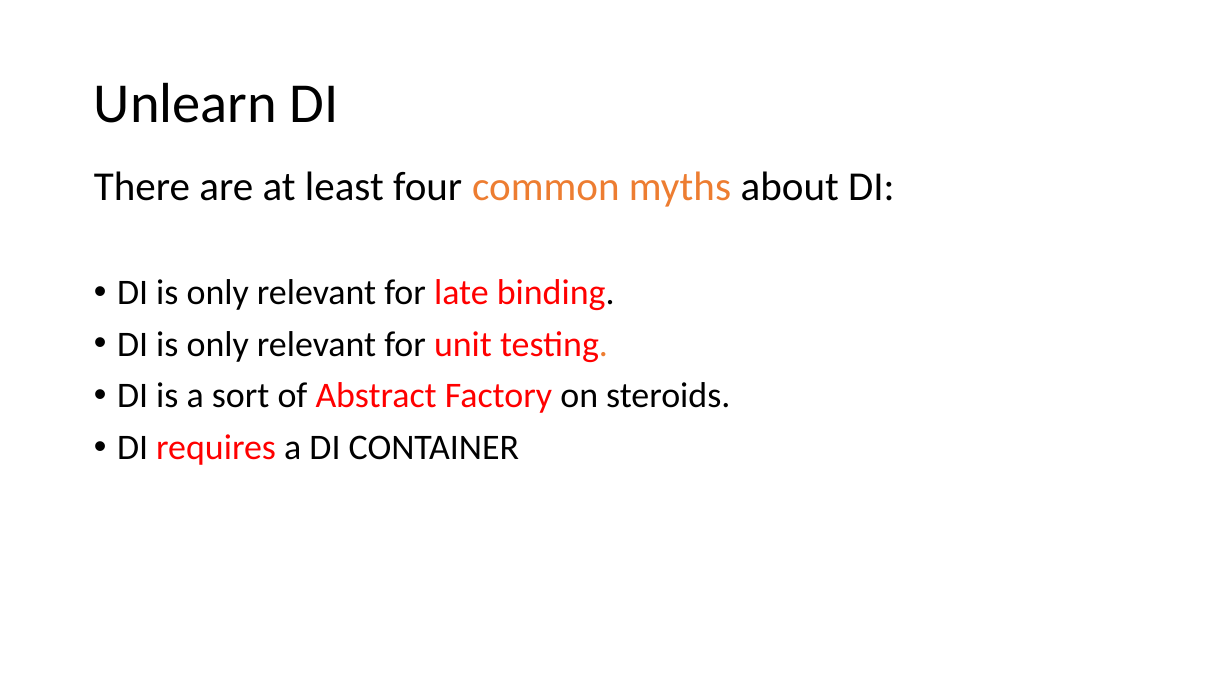
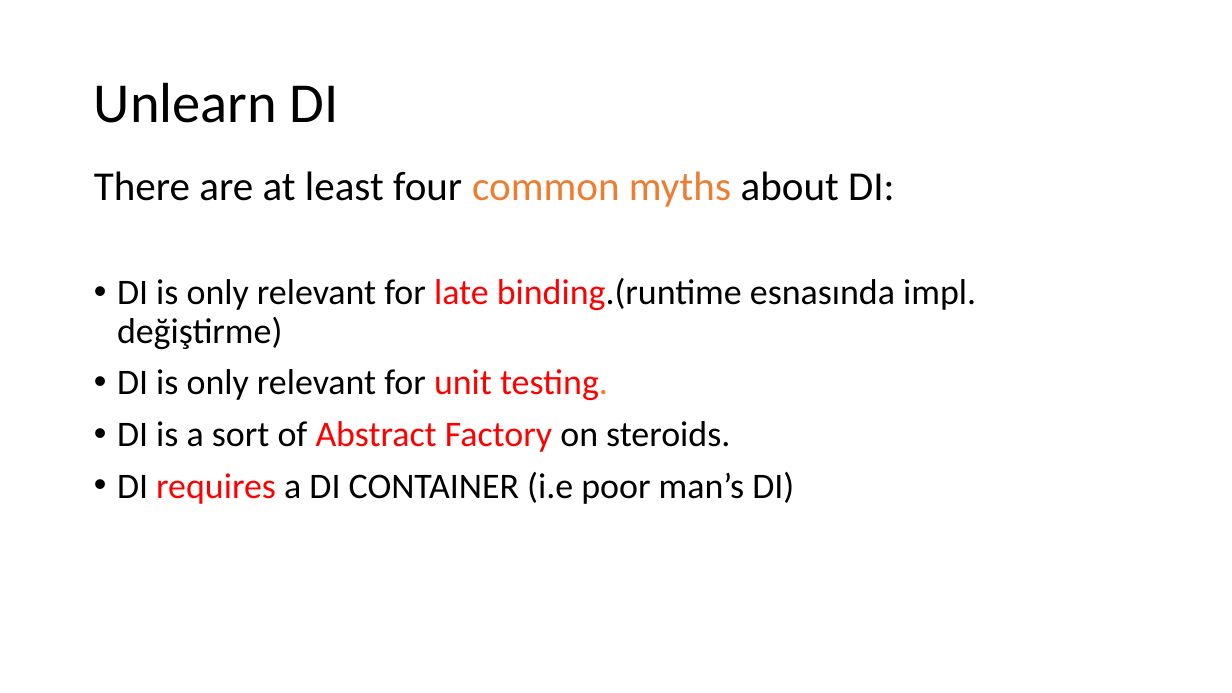
Before and after one commit to osoykan/Samples, a slide deck: slide 4 of DependencyInjectionCourse/Dependency Injection.pptx. Drawn at 1232x693 pixels with LibreOffice and Linux fonts; fonts in the diff are those of the drawing. Boxes give left, top, right and bottom in pixels: in the first picture for what was removed or moved away, otherwise in the second. Text is boxed around its words. In the diff, an @@ line names an element or a change of style, - is before the commit and + after.

```diff
--- a/DependencyInjectionCourse/Dependency Injection.pptx
+++ b/DependencyInjectionCourse/Dependency Injection.pptx
@@ text at bbox=[117, 278, 976, 349]: text changed @@
-• DI is only relevant for late binding.
+• DI is only relevant for late binding.(runtime esnasında impl. değiştirme)
@@ text at bbox=[117, 472, 794, 504]: text changed @@
-• DI requires a DI CONTAINER
+• DI requires a DI CONTAINER (i.e poor man’s DI)
```
Also in this commit, not shown: 10 other files.
